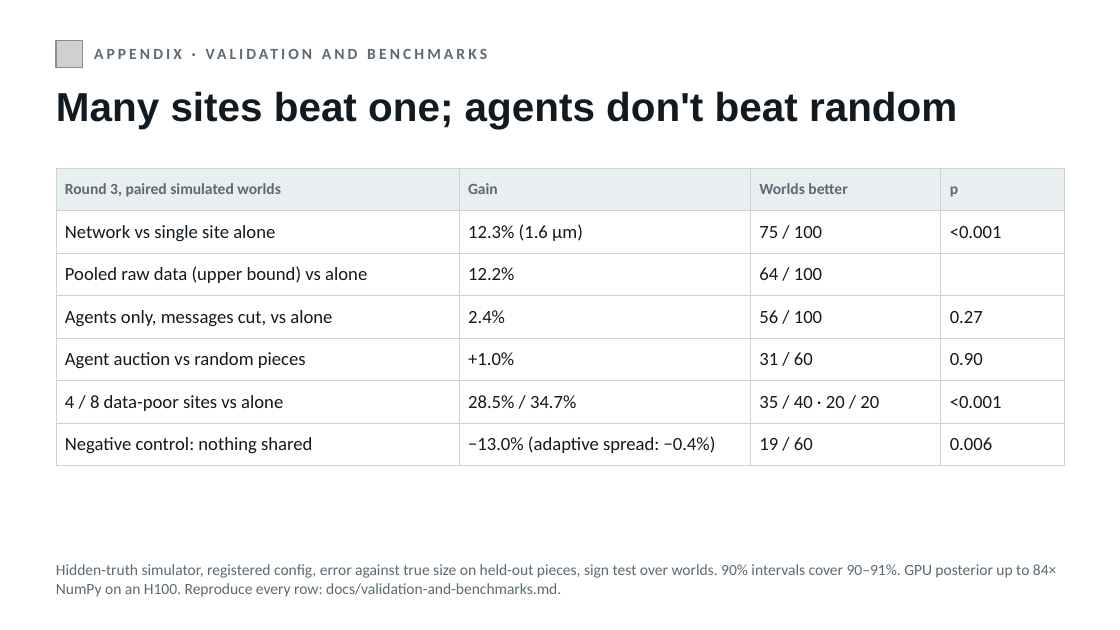
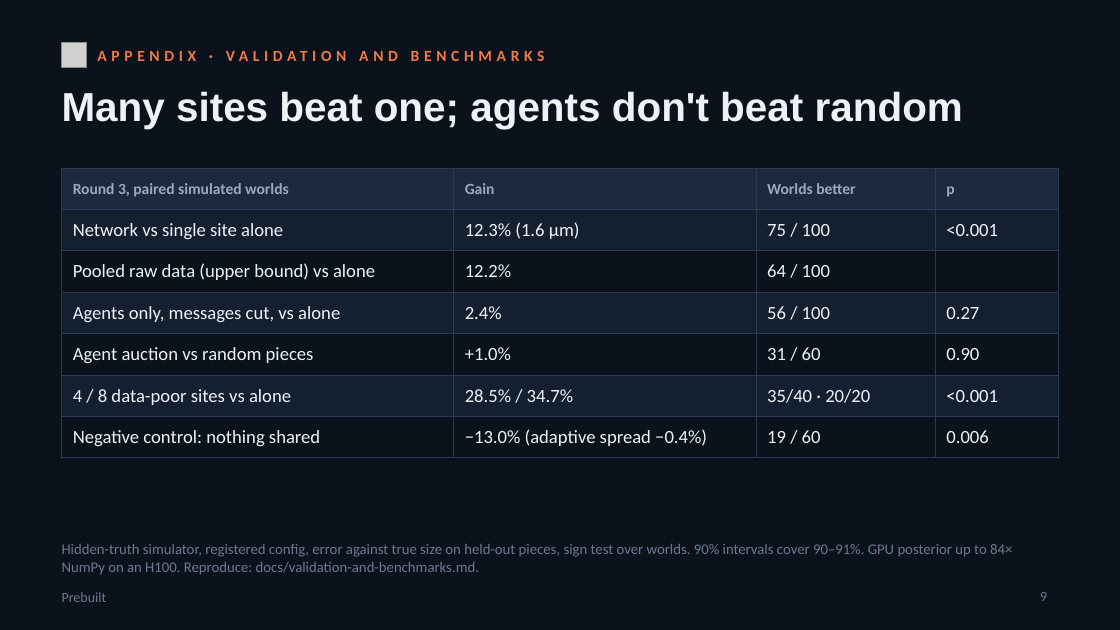
Before and after one commit to matte-realize/prebuilt, a slide deck: slide 9 of docs/slides/prebuilt-pitch.pptx (slide 8 before the commit). Drawn at 1120x630 pixels with LibreOffice and Linux fonts; fonts in the diff are those of the drawing; grey boxes stand for pictures. Boxes give left, top, right and bottom in pixels: in the first picture for what was removed or moved away, otherwise in the second. Text is boxed around its words. In the diff, an @@ line names an element or a change of style, - is before the commit and + after.

```diff
--- a/docs/slides/prebuilt-pitch.pptx
+++ b/docs/slides/prebuilt-pitch.pptx
@@ background #FFFFFF to #0B121C @@
@@ picture: place and size @@
-picture at (56,40,83,67)
+picture at (62,43,86,67)
@@ text "APPENDIX · VALIDATION AND BENCHMARKS" at (97,43,881,67): text colour #5B6B75 to #F07A48, letter spacing 2 to 3 pt @@
@@ text "Many sites beat one; agents ..." at (62,91,963,128): text colour #111A20 to #EEF2F7 @@
@@ table at (62,168,1058,450) @@
-row 6, column 3: 35 / 40 · 20 / 20
+row 6, column 3: 35/40 · 20/20
-row 7, column 2: −13.0% (adaptive spread: −0.4%)
+row 7, column 2: −13.0% (adaptive spread −0.4%)
@@ fill #E9EEF1 to #1B2A3E in row 1 @@
@@ fill none to #142030 in 12 cells @@
@@ fill none to #0B121C in 11 cells @@
@@ text colour #5B6B75 to #9AA9BC in "Round 3, paired simulated worlds", "Gain", "Worlds better", "p" @@
@@ text colour #111A20 to #EEF2F7 in "Network vs single site alone", "12.3% (1.6 µm)", "75 / 100", "<0.001" and 17 more places @@
@@ borders changed @@
@@ table: place and size @@
-table at (56,168,1064,457)
+table at (62,168,1058,450)
@@ text at (62,544,1012,575): text changed; size 10 to 9.5 pt; text colour #5B6B75 to #6B7A8F @@
-Hidden-truth simulator, registered config, error against true size on held-out pieces, sign test over worlds. 90% intervals cover 90–91%. GPU posterior up to 84× NumPy on an H100. Reproduce every row: docs/validation-and-benchmarks.md.
+Hidden-truth simulator, registered config, error against true size on held-out pieces, sign test over worlds. 90% intervals cover 90–91%. GPU posterior up to 84× NumPy on an H100. Reproduce: docs/validation-and-benchmarks.md.
@@ text added at (62,592,107,602), 9 pt, text #6B7A8F @@
+Prebuilt
@@ page number added at (1040,592,1047,601), 9 pt, text #6B7A8F @@
+9
```
Also in this commit, not shown: 4 other slides changed, 4 slides added, 3 slides removed, 4 other files.
